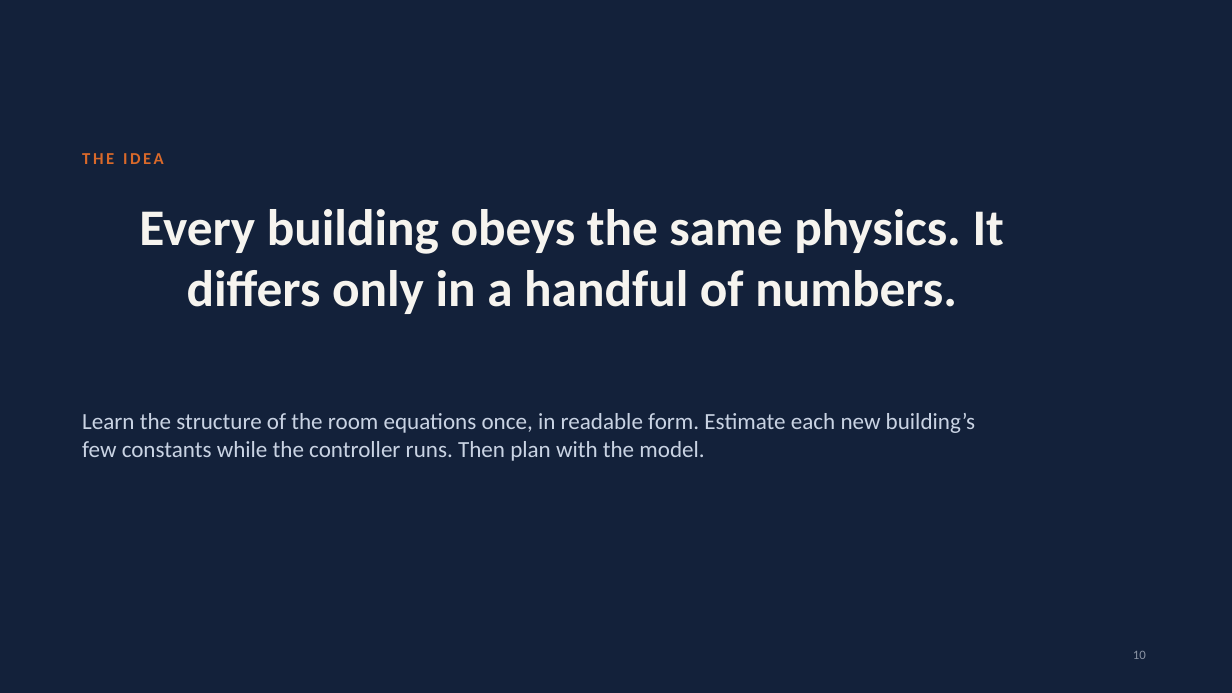
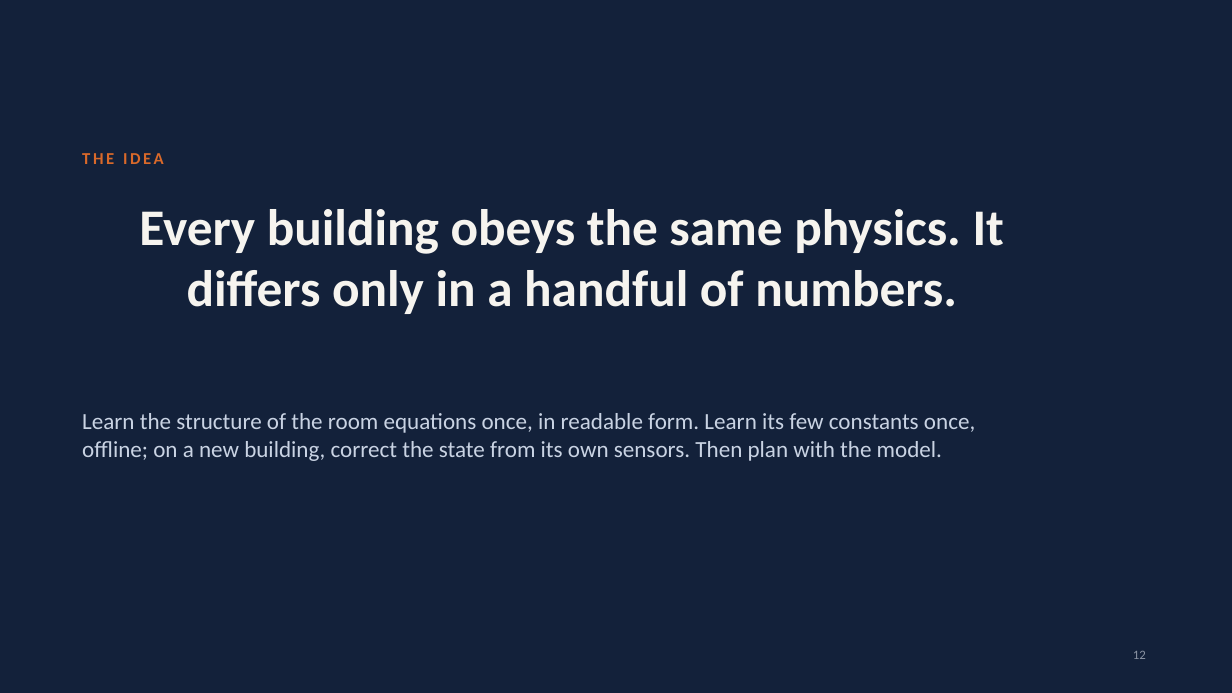
Before and after one commit to srivathsanb14/working-code, a slide deck: slide 12 of docs/One_Controller_for_Every_Building.pptx (slide 10 before the commit). Drawn at 1232x693 pixels with LibreOffice and Linux fonts; fonts in the diff are those of the drawing. Boxes give left, top, right and bottom in pixels: in the first picture for what was removed or moved away, otherwise in the second. Text is boxed around its words. In the diff, an @@ line names an element or a change of style, - is before the commit and + after.

```diff
--- a/docs/One_Controller_for_Every_Building.pptx
+++ b/docs/One_Controller_for_Every_Building.pptx
@@ text at (82,413,975,461): text changed @@
-Learn the structure of the room equations once, in readable form. Estimate each new building’s few constants while the controller runs. Then plan with the model.
+Learn the structure of the room equations once, in readable form. Learn its few constants once, offline; on a new building, correct the state from its own sensors. Then plan with the model.
@@ page number at (1133,651,1146,659): text changed @@
-10
+12
```
Also in this commit, not shown: 2 other slides changed, 4 slides added, 1 slide removed, 55 other files.
